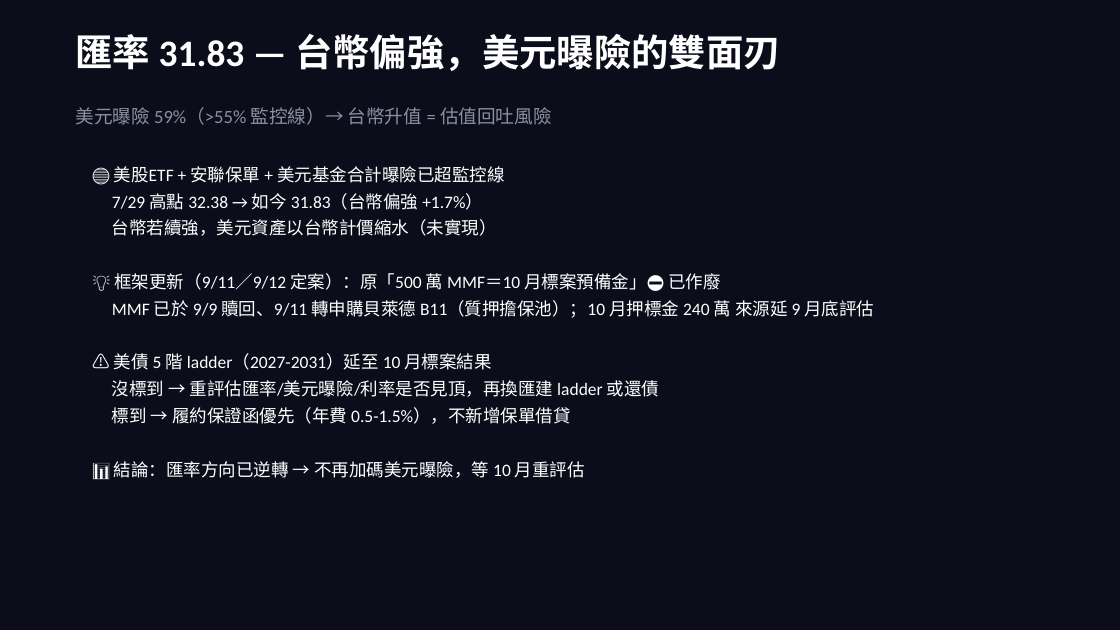
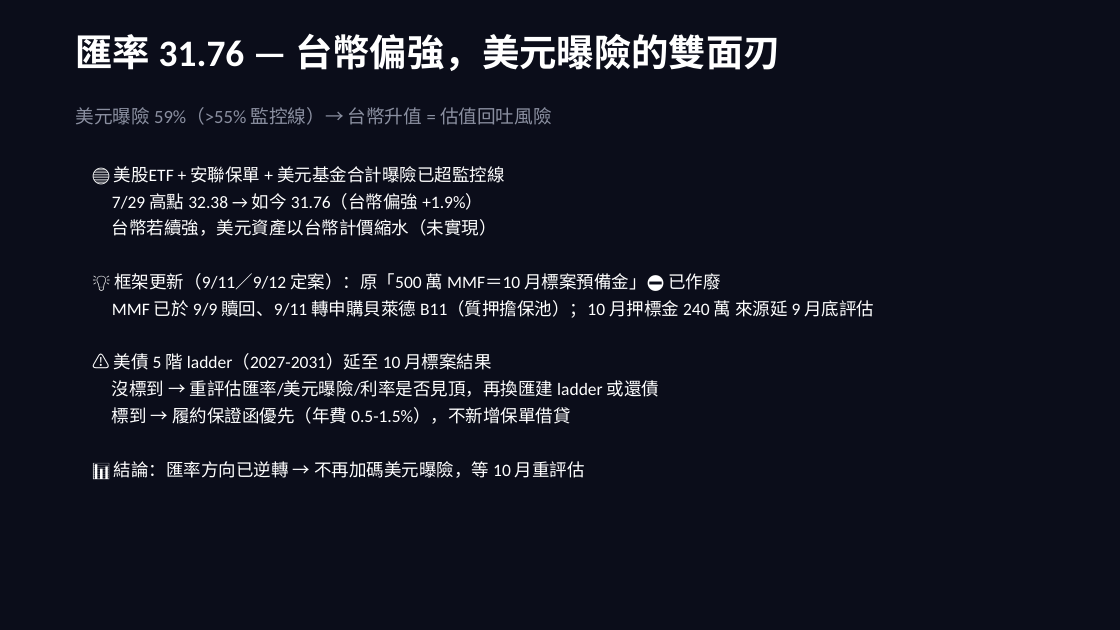
Before and after one commit to b0988321088/longjiu-dashboard-2, a slide deck: slide 3 of grand_pivot_deck.pptx. Drawn at 1120x630 pixels with LibreOffice and Linux fonts; fonts in the diff are those of the drawing. Boxes give left, top, right and bottom in pixels: in the first picture for what was removed or moved away, otherwise in the second. Text is boxed around its words. In the diff, an @@ line names an element or a change of style, - is before the commit and + after.

```diff
--- a/grand_pivot_deck.pptx
+++ b/grand_pivot_deck.pptx
@@ text at [75,34,781,71]: text changed @@
-匯率 31.83 — 台幣偏強，美元曝險的雙面刃
+匯率 31.76 — 台幣偏強，美元曝險的雙面刃
@@ text at [112,193,483,210]: text changed @@
-7/29 高點 32.38 → 如今 31.83（台幣偏強 +1.7%）
+7/29 高點 32.38 → 如今 31.76（台幣偏強 +1.9%）
```
Also in this commit, not shown: 9 other slides changed, 1 other file.
